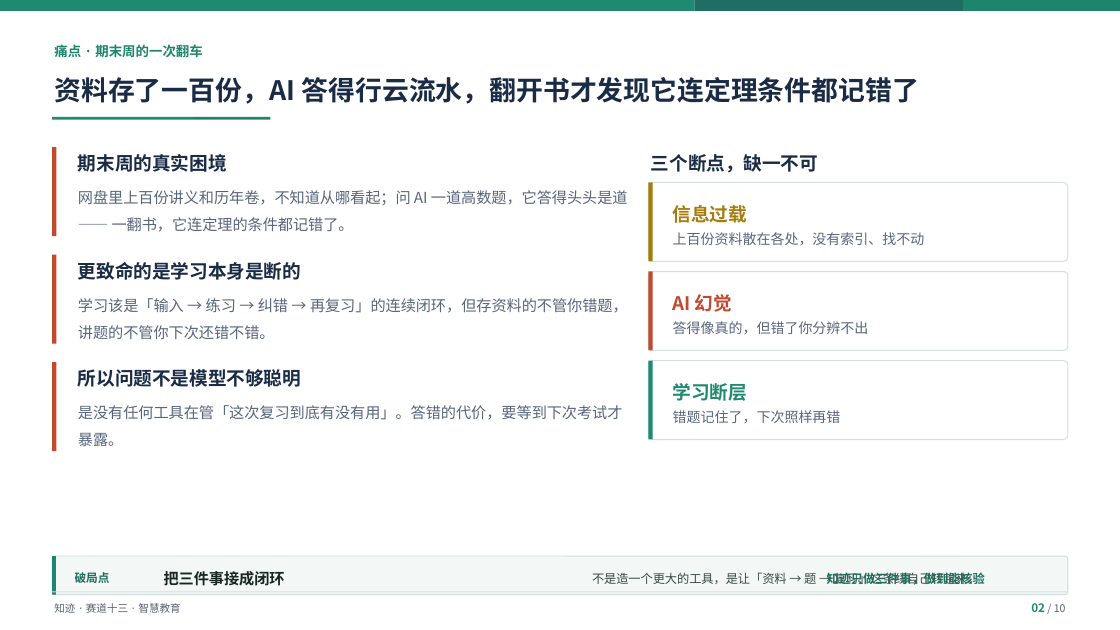
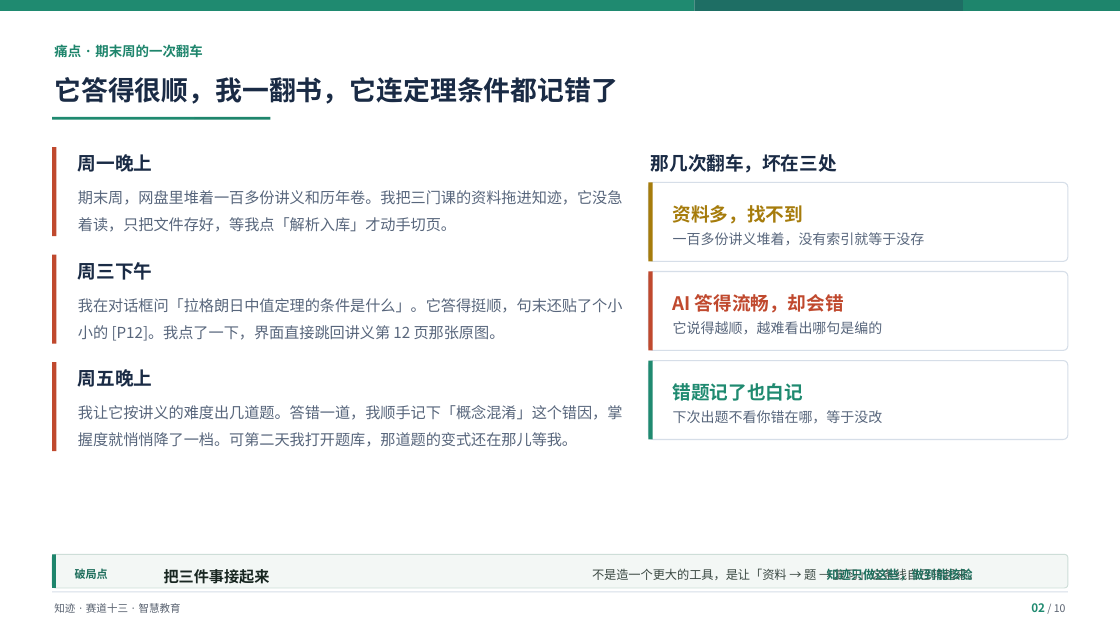
Before and after one commit to Baicaicn23/StudyGraph, a slide deck: slide 2 of docs/作品集/参赛/知迹答辩/知迹答辩.pptx. Drawn at 1120x630 pixels with LibreOffice and Linux fonts; fonts in the diff are those of the drawing. Boxes give left, top, right and bottom in pixels: in the first picture for what was removed or moved away, otherwise in the second. Text is boxed around its words. In the diff, an @@ line names an element or a change of style, - is before the commit and + after.

Commit message:
feat(参赛): p02 加真实情景，全篇文案去 AI 味
按用户要求用 deai-humanizer skill 处理文案，并加一个真实的人：

p02 改为小李的一周（周一晚上 / 周三下午 / 周五晚上），第一人称「我」，
带 [P12]、「概念混淆」等具体细节；右栏从这段经历里抽出「那几次翻车，坏在三处」。
标题改为「它答得很顺，我一翻书，它连定理条件都记错了」。
p04 改「换成知迹之后，这四周是这样过的」—— 与 p02 构成「翻车 → 后来」，不重复。

全篇文案过 humanizer（report 档：保事实与结构清晰，不强行随意）：
- 破折号过量 7 处 → 改逗号/冒号/句号
- 空泛大词「闭环」×2 → 「接起来」「一条线」
- 连续句复用同词（三件事 / 纯函数）→ 换说法
最终 selfcheck.py 0 命中通过。

顺带修：结论条高度缩到 0.40 后未同步降位置，8 页压到页脚线 0.02。
统一位置 6.60（底 7.00，与页脚线 7.04 留 0.04 间隙）。

验证：lint_deck 的 OVERFLOW/OCCLUSION/LOW CONTRAST 计数 0

```diff
--- a/docs/作品集/参赛/知迹答辩/知迹答辩.pptx
+++ b/docs/作品集/参赛/知迹答辩/知迹答辩.pptx
@@ text at [54,77,618,104]: text changed @@
-资料存了一百份，AI 答得行云流水，翻开书才发现它连定理条件都记错了
+它答得很顺，我一翻书，它连定理条件都记错了
@@ text at [78,154,152,172]: text changed @@
-期末周的真实困境
+周一晚上
@@ text at [651,154,837,173]: text changed @@
-三个断点，缺一不可
+那几次翻车，坏在三处
@@ text at [78,190,623,232]: text changed @@
-网盘里上百份讲义和历年卷，不知道从哪看起；问 AI 一道高数题，它答得头头是道 —— 一翻书，它连定理的条件都记错了。
+期末周，网盘里堆着一百多份讲义和历年卷。我把三门课的资料拖进知迹，它没急着读，只把文件存好，等我点「解析入库」才动手切页。
@@ text at [673,205,803,224]: text changed @@
-信息过载
+资料多，找不到
@@ text at [673,232,925,245]: text changed @@
-上百份资料散在各处，没有索引、找不动
+一百多份讲义堆着，没有索引就等于没存
@@ text at [78,262,152,280]: text changed @@
-更致命的是学习本身是断的
+周三下午
@@ text at [78,298,623,341]: text changed @@
-学习该是「输入 → 练习 → 纠错 → 再复习」的连续闭环，但存资料的不管你错题，讲题的不管你下次还错不错。
+我在对话框问「拉格朗日中值定理的条件是什么」。它答得挺顺，句末还贴了个小小的 [P12]。我点了一下，界面直接跳回讲义第 12 页那张原图。
@@ text at [673,294,844,313]: text changed @@
-AI 幻觉
+AI 答得流畅，却会错
@@ text at [673,321,883,334]: text changed @@
-答得像真的，但错了你分辨不出
+它说得越顺，越难看出哪句是编的
@@ text at [78,369,152,387]: text changed @@
-所以问题不是模型不够聪明
+周五晚上
@@ text at [673,383,803,401]: text changed @@
-学习断层
+错题记了也白记
@@ text at [78,405,623,447]: text changed @@
-是没有任何工具在管「这次复习到底有没有用」。答错的代价，要等到下次考试才暴露。
+我让它按讲义的难度出几道题。答错一道，我顺手记下「概念混淆」这个错因，掌握度就悄悄降了一档。可第二天我打开题库，那道题的变式还在那儿等我。
@@ text at [673,410,883,423]: text changed @@
-错题记住了，下次照样再错
+下次出题不看你错在哪，等于没改
@@ rounded rectangle: place and size @@
-rounded rectangle at [52,556,1068,595]
+rounded rectangle at [52,555,1068,588]
@@ rounded rectangle at [52,555,1068,588]: proportions changed @@
@@ rectangle: place and size @@
-rectangle at [52,556,55,595]
+rectangle at [52,555,55,588]
@@ text "破局点" at [75,569,108,579]: size 10 to 9.5 pt @@
@@ text at [164,569,270,584]: text changed @@
-把三件事接成闭环
+把三件事接起来
@@ text at [827,567,973,584]: text changed @@
-知迹只做三件事，做到能核验
+知迹只做这些，做到能核验
```
Also in this commit, not shown: 8 other slides changed, 2 other files.
